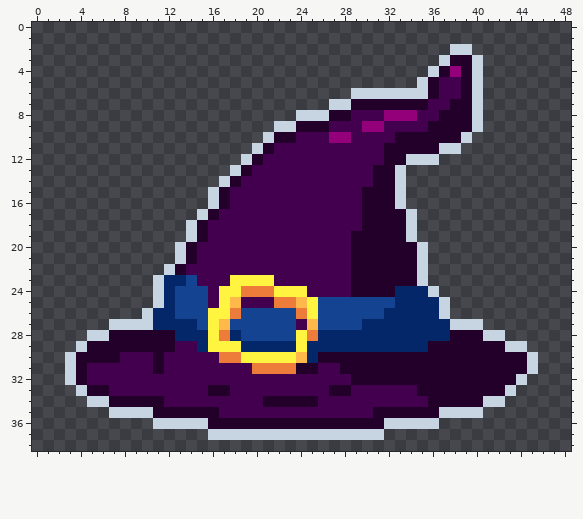
File history of a pixel-art sprite, docs/assets/hat.png. The picture above is the old version.
The file is 490x390 pixels, drawn in blocks of 10x10; one block is one cell here.
After:
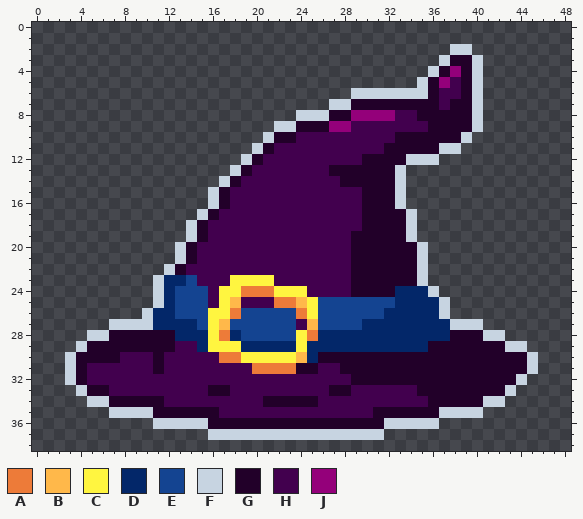
Palette (. is transparent): A #ed7b39  B #ffb84a  C #fff540  D #032769  E #144491  F #c7d4e1  G #220029  H #42004e  J #94007a
Difference:
Colour H becomes colour G in row 7 at x 36; in row 8 at x 35 to 36; in row 12 at x 30 to 31; in row 13 at x 27 to 30; in row 14 at x 28 to 30.
Colour J becomes colour H in row 8 at x 33 to 34; in row 9 at x 30 to 31; in row 10 at x 27 to 28.
Colour H becomes colour J in row 5 at x 37; in row 8 at x 29 to 31; in row 9 at x 27 to 28.
Boxes around the changes in both pictures, in picture pixels (x1, y1, x2, y2):
changed: (329, 77, 450, 187)
